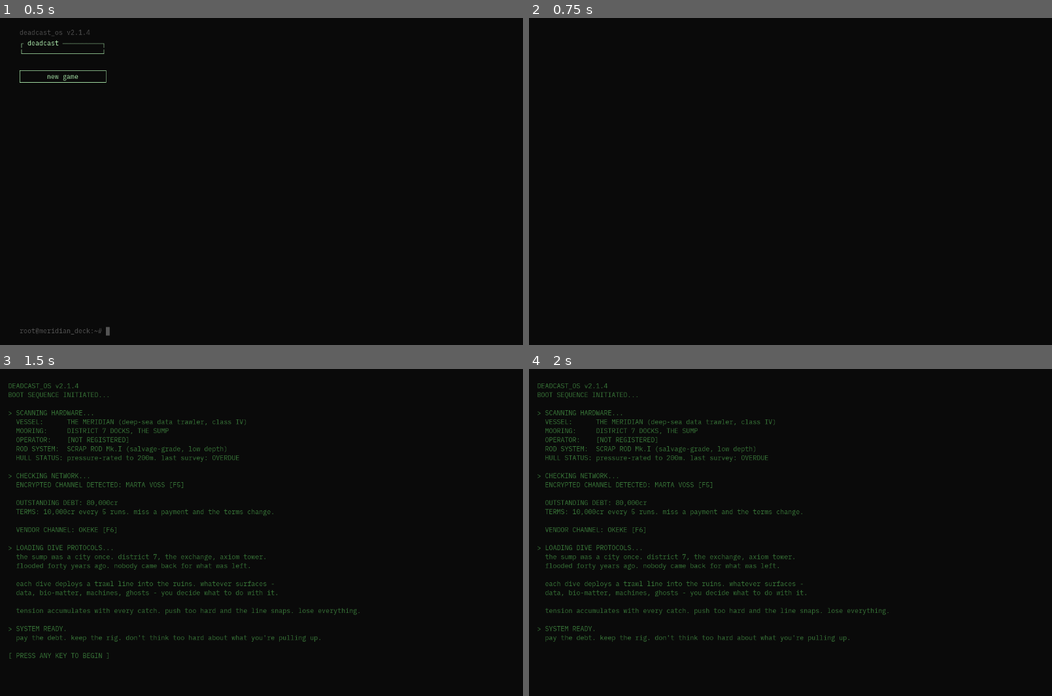
Above: before the commit, frames 1-4 (two rows, left to right).
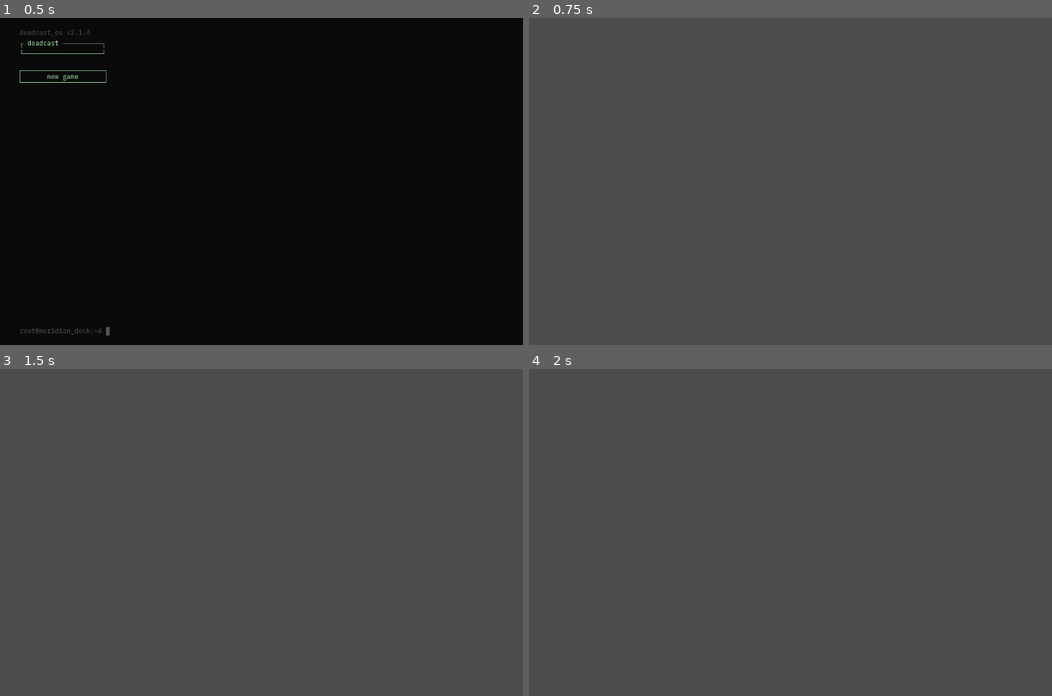
Above: after the commit, the same moments.

Repository: Teeohbee/deadcast
Game: Godot game, scene res://scenes/title_screen/TitleScreen.tscn
Two runs of this game, one before a commit and one after it. Both use one fixed random seed, a clock stepped at 60 frames per second and the inputs below.
Inputs (mouse positions are in pixels of both pictures, inside the frame that each line leads up to):
- Up to frame 1 (0.5 s): no input
- Up to frame 2 (0.75 s): click "new game" at 0.5 s
- Up to frame 3 (1.5 s): tap Enter at 1.25 s; move the mouse to (376, 516) at 1.27 s; hold E (tab_next) from 1.28 s (still down); click (376, 516) at 1.42 s
- Up to frame 4 (2 s): keep holding E (tab_next)

Frame 1 is identical in both runs. In frame 2, 100% of the frame differs, in the area x 0-100%, y 0-100%; in frame 3, 100%; in frame 4, 100%.
Error before the commit: Compile Error: Failed to compile depended scripts. (res://scenes/boot/BootSequence.gd:0)
Error after the commit: Parse Error: Identifier "Audio" not declared in the current scope. (res://scenes/boot/BootSequence.gd:32)

Commit message:
chore: unregister Audio autoload from project config

Diff:
--- a/project.godot
+++ b/project.godot
@@ -25,7 +25,6 @@
 CatchPool="*res://autoload/CatchPool.gd"
 UIStyle="*res://autoload/UIStyle.gd"
 UIController="*res://autoload/UIController.gd"
-Audio="*res://autoload/Audio.gd"
 TextFX="*res://autoload/TextFX.gd"
 
 [display]
